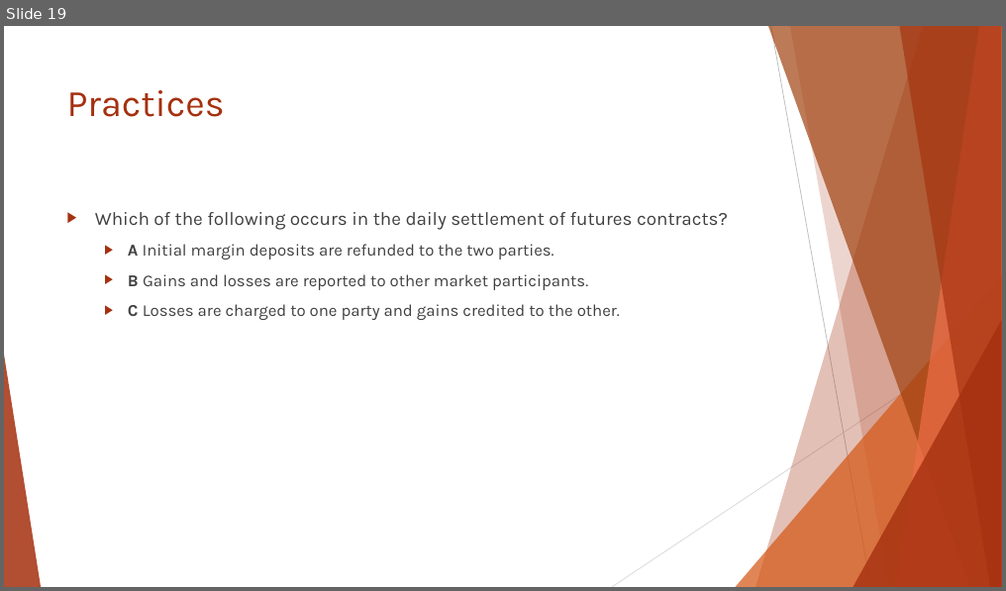
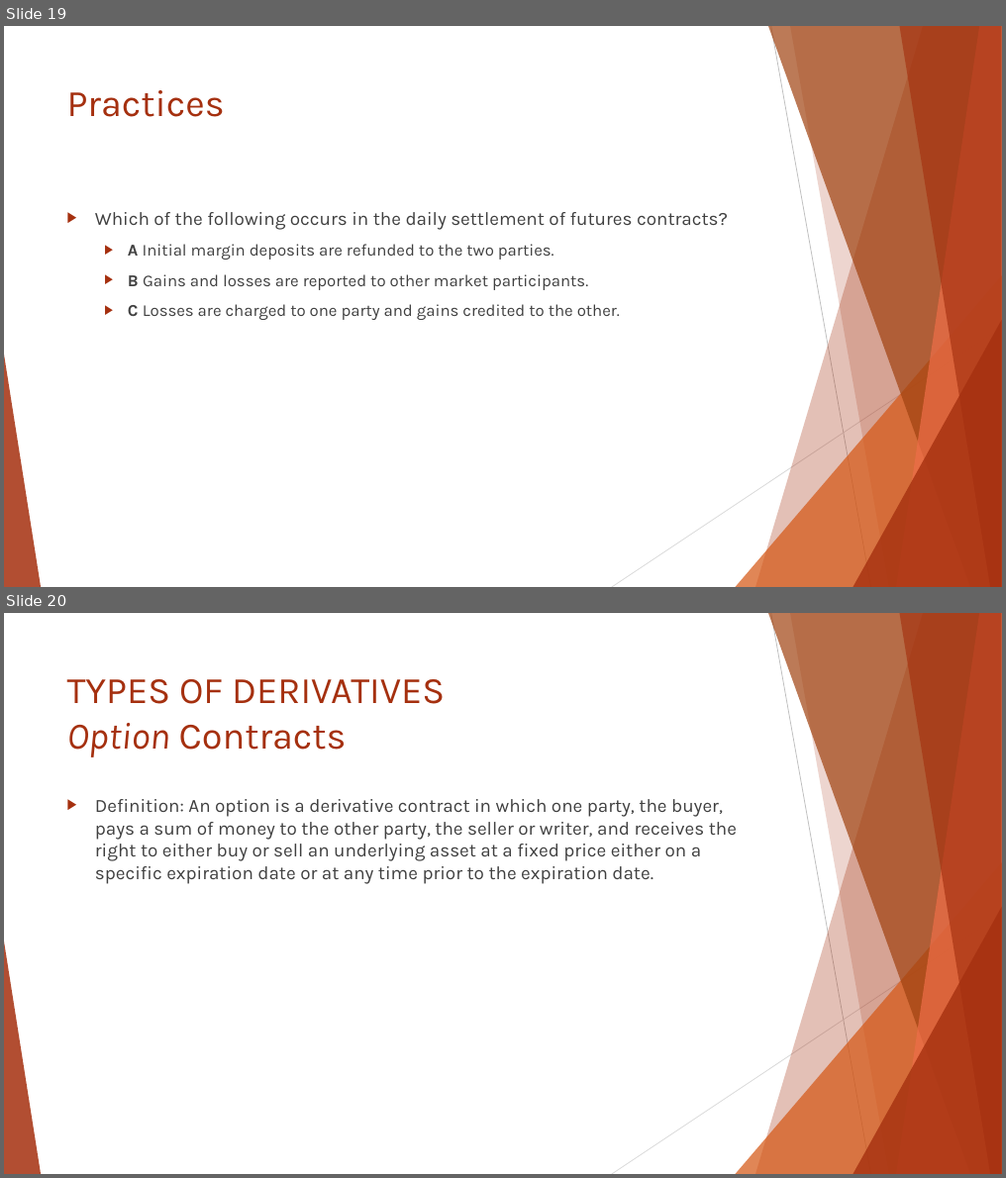
Before and after one commit to Isco0530/data, a slide deck: Reading 48.pptx. Shown one above the other, each under a label of ours: slide 19 before the commit, slides 19 and 20 after it. The pictures are 1006x591 and 1006x1178 pixels, drawn with LibreOffice and Linux fonts; fonts in the diff are those of the drawing. Boxes give left, top, right and bottom in pixels: in the first picture for what was removed or moved away, otherwise in the second. Text is boxed around its words. In the diff, an @@ line names an element or a change of style, - is before the commit and + after.

```diff
--- a/Reading 48.pptx
+++ b/Reading 48.pptx
@@ slide 20 added at (4, 613, 1002, 1174), background #FFFFFF; not listed: 10 template elements that a slide beside it also shows @@
@@ title added at (67, 679, 445, 758), 36 pt, text #A5300F @@
+TYPES OF DERIVATIVES
+Option Contracts
@@ text added at (95, 799, 737, 884), 18 pt, text #404040 @@
+▶ Definition: An option is a derivative contract in which one party, the buyer, pays a sum of money to the other party, the seller or writer, and receives the right to either buy or sell an underlying asset at a fixed price either on a specific expiration date or at any time prior to the expiration date.
```
Also in this commit, not shown: 1 slide changed, 2 other slides added.
